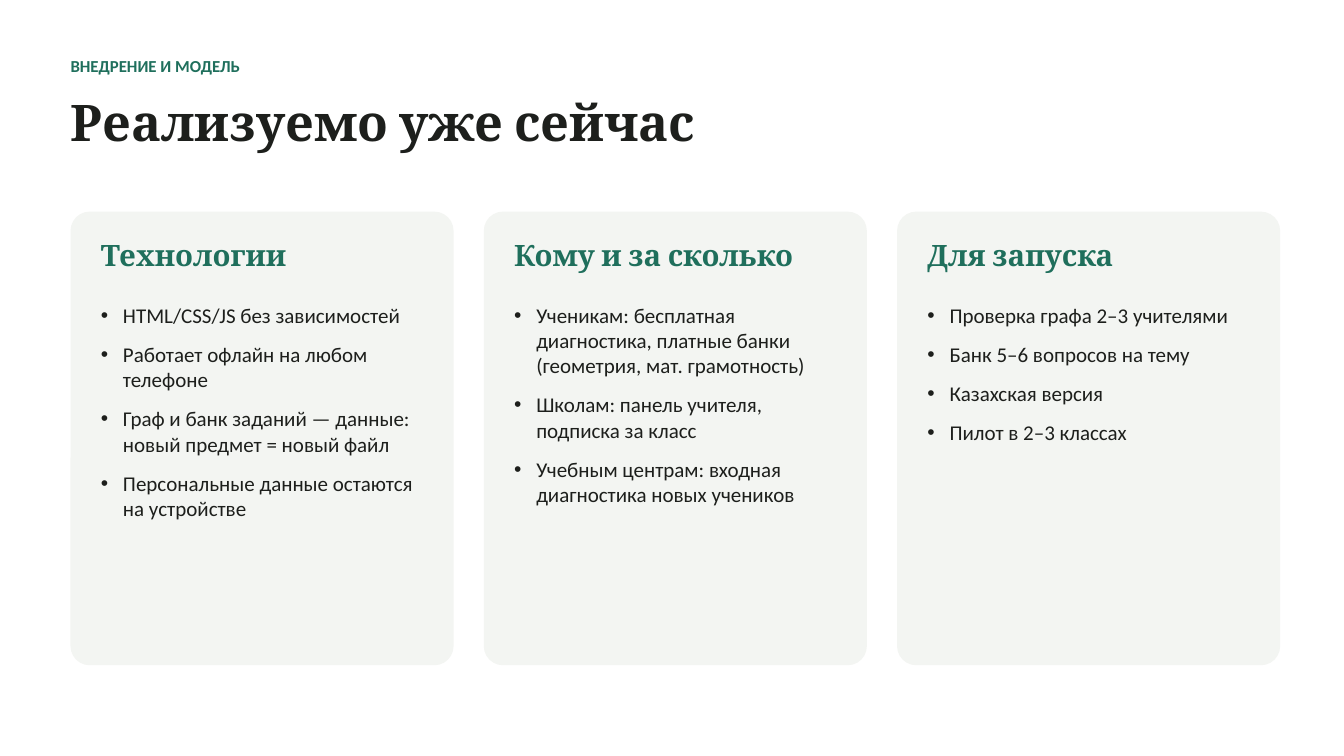
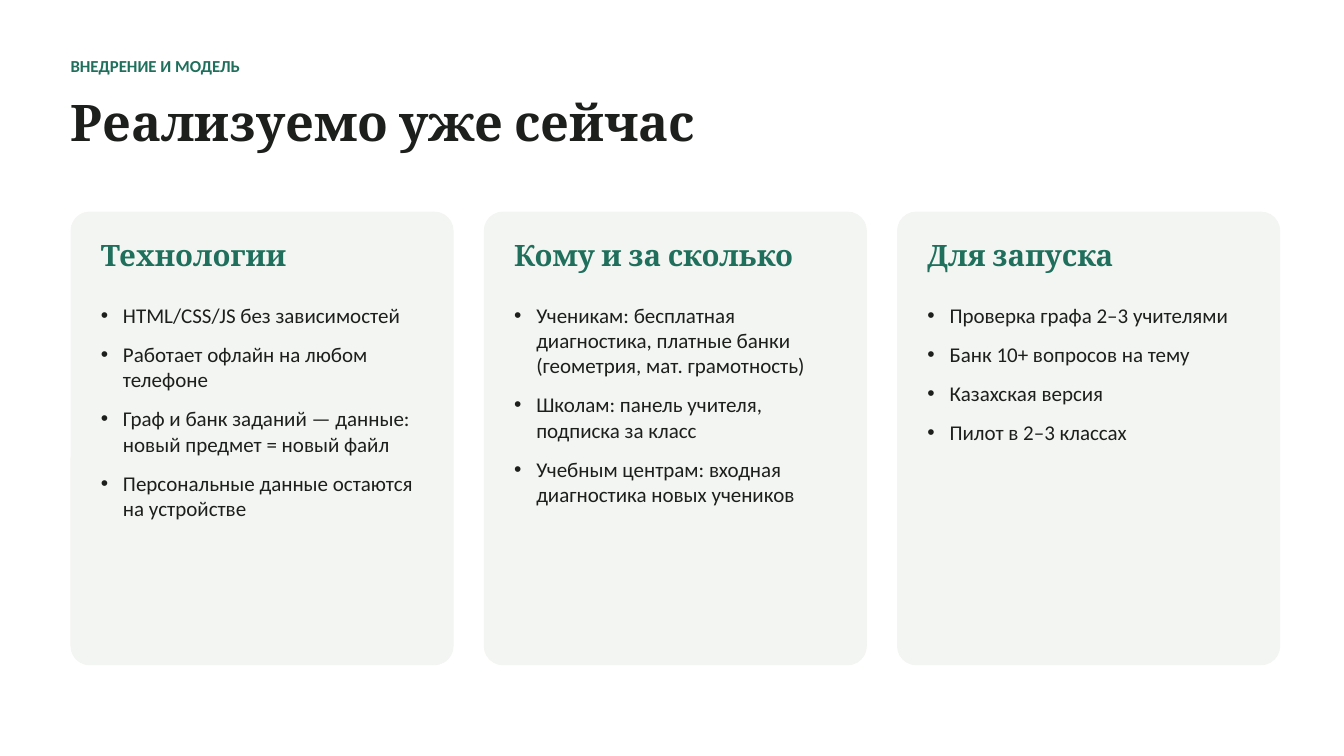
Before and after one commit to sas1k00/hackathonchik, a slide deck: slide 10 of docs/Tamyr_VentureHack2026.pptx (slide 9 before the commit). Drawn at 1344x756 pixels with LibreOffice and Linux fonts; fonts in the diff are those of the drawing. Boxes give left, top, right and bottom in pixels: in the first picture for what was removed or moved away, otherwise in the second. Text is boxed around its words. In the diff, an @@ line names an element or a change of style, - is before the commit and + after.

```diff
--- a/docs/Tamyr_VentureHack2026.pptx
+++ b/docs/Tamyr_VentureHack2026.pptx
@@ text at box(950, 348, 1190, 366): text changed @@
-• Банк 5–6 вопросов на тему
+• Банк 10+ вопросов на тему
```
Also in this commit, not shown: 5 other slides changed, 1 slide added, 11 other files.
